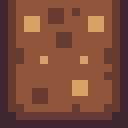
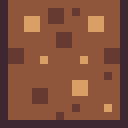
Two versions of the same layered image (128 × 128). Layer-by-layer changes:
added layer "Calque Copié #1" above "Calque Copié" over (8, 0, 120, 120)
painted on "Calque Copié" over (8, 0, 120, 120)
